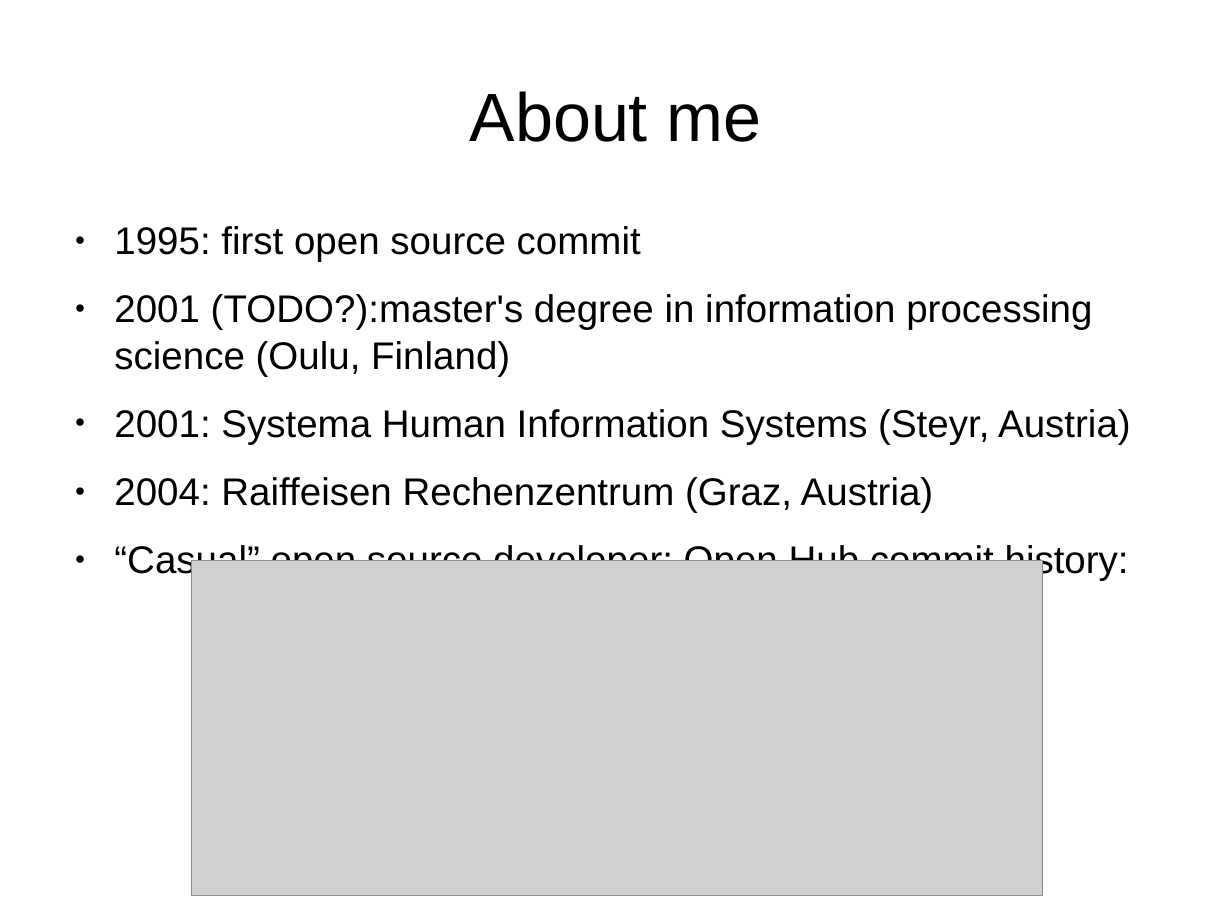
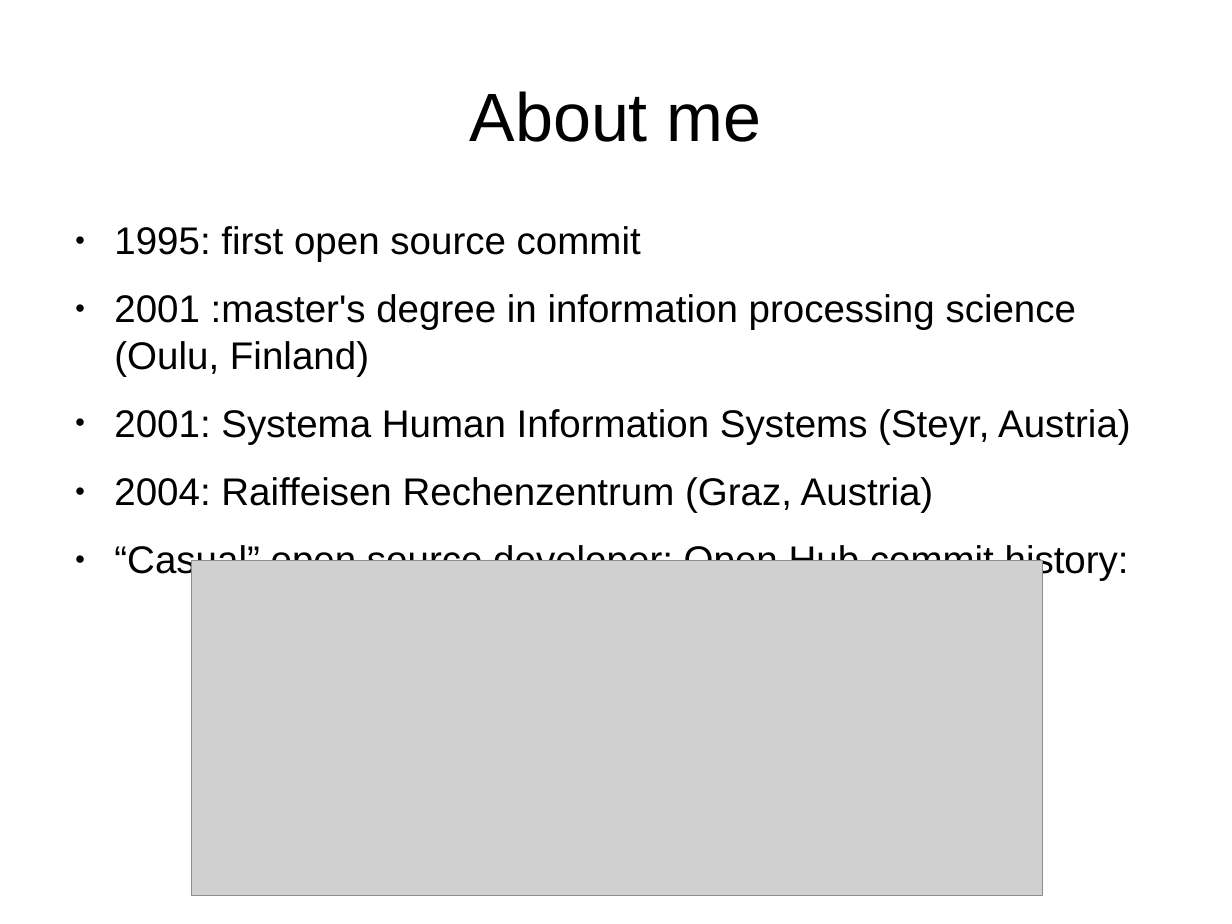
Before and after one commit to roskakori/talks, a slide deck: slide 2 of pygraz/opensourceprojects/Open source projects with Python.odp. Drawn at 1232x924 pixels with LibreOffice and Linux fonts; fonts in the diff are those of the drawing; grey boxes stand for pictures. Boxes give left, top, right and bottom in pixels: in the first picture for what was removed or moved away, otherwise in the second. Text is boxed around its words. In the diff, an @@ line names an element or a change of style, - is before the commit and + after.

Commit message:
Added slides about static checks and documentation.

```diff
--- a/pygraz/opensourceprojects/Open source projects with Python.odp
+++ b/pygraz/opensourceprojects/Open source projects with Python.odp
@@ text at <box>114,294,1077,376</box>: text changed @@
-● 2001 (TODO?):master's degree in information processing science (Oulu, Finland)
+● 2001 :master's degree in information processing science (Oulu, Finland)
```
Also in this commit, not shown: 17 slides added.
